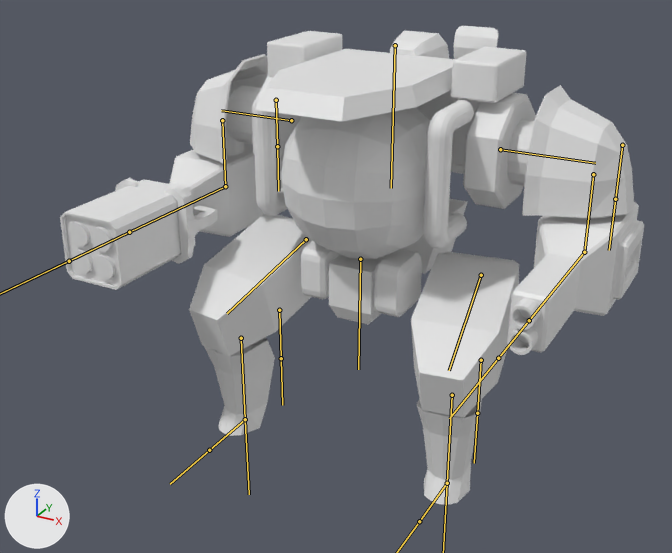
Two versions of the FBX model bloss1/assets/models/f90/f90.fbx, one commit apart.
The view is the same before and after, from a camera (50 mm lens) standing at (2.29, -4.5, 1.59) and looking at (-0.16, -0.03, -0.65). Every picture has the same lights, and +X, +Y and +Z are marked at lower left. The bones that bend it are drawn over the model as lines.
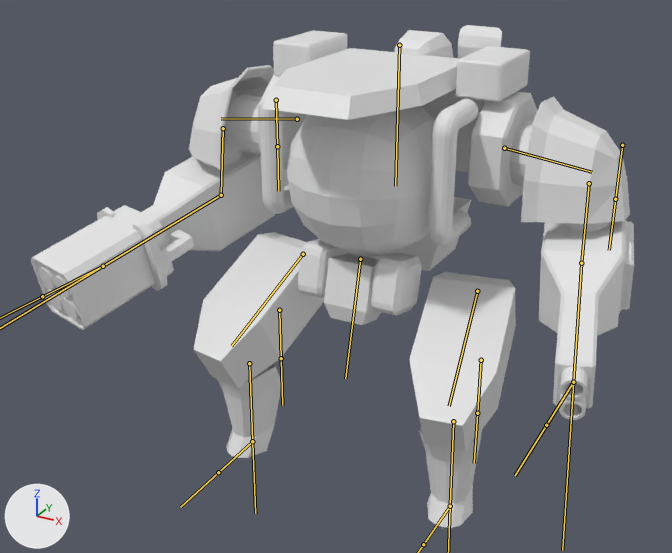
The newer file adds an action. The first version stands in its rest pose; the second is drawn at frame 1 of the action 'Armature|Idle.001'.

Where the change shows, as pixel boxes [x1, y1, x2, y2] in the pictures (672 x 553 px):
'Cube.060', posed
    before: [60, 26, 644, 505]
    after: [31, 25, 634, 528]
bone 'SpineC', root to tip
    before: (395, 45) to (391, 188)
    after: (399, 45) to (395, 186)
bone 'ShoulderL', root to tip
    before: (500, 149) to (595, 163)
    after: (504, 148) to (592, 172)
bone 'ArmL', root to tip
    before: (593, 174) to (584, 252)
    after: (589, 183) to (581, 263)
bone 'ArmForearmL', root to tip
    before: (584, 252) to (529, 320)
    after: (581, 263) to (573, 382)
bone 'ShoulderR', root to tip
    before: (291, 120) to (221, 110)
    after: (297, 119) to (221, 118)
bone 'ArmR', root to tip
    before: (222, 120) to (225, 186)
    after: (223, 128) to (221, 195)
bone 'ArmForearmR', root to tip
    before: (225, 186) to (129, 232)
    after: (221, 195) to (103, 266)
bone 'PelvisC', root to tip
    before: (360, 259) to (358, 369)
    after: (360, 259) to (345, 378)
bone 'LegThighL', root to tip
    before: (481, 275) to (449, 370)
    after: (477, 291) to (449, 406)
bone 'LegShinL', root to tip
    before: (452, 395) to (447, 483)
    after: (453, 421) to (450, 506)
bone 'LegThighR', root to tip
    before: (306, 239) to (227, 313)
    after: (303, 254) to (231, 346)
bone 'LegShinR', root to tip
    before: (241, 338) to (245, 419)
    after: (249, 363) to (252, 441)

The change in detail:
Bone 'SpineC' (bone_spinec) moves from (0.0, 0.0, 0.0) to (-0.065, 0.006, 0.001).
Bone 'ShoulderL' (bone_shoulderl) turns from (0, 0, 0) to (-4, -1, -9) degrees about its own x, y and z.
Bone 'ArmL' (bone_arml) turns from (0, 0, 0) to (4, -12, 6) degrees about its own x, y and z.
Bone 'ArmForearmL' (bone_armforearml) turns from (0, 0, 0) to (-11, -2, -18) degrees about its own x, y and z.
Bone 'ShoulderR' (bone_shoulderr) turns from (0, 0, 0) to (4, 1, -9) degrees about its own x, y and z.
Bone 'ArmR' (bone_armr) turns from (0, 0, 0) to (4, 12, -6) degrees about its own x, y and z.
Bone 'ArmForearmR' (bone_armforearmr) turns from (0, 0, 0) to (11, 2, -18) degrees about its own x, y and z.
Bone 'PelvisC' (bone_pelvisc) turns from (0, 0, 0) to (0, 0, -14) degrees about its own x, y and z.
Bone 'LegThighL' (bone_legthighl) turns from (0, 0, 0) to (2, 1, 25) degrees about its own x, y and z.
Bone 'LegShinL' (bone_legshinl) turns from (0, 0, 0) to (1, 0, -12) degrees about its own x, y and z.
Bone 'LegThighR' (bone_legthighr) turns from (0, 0, 0) to (-3, -1, 25) degrees about its own x, y and z.
Bone 'LegShinR' (bone_legshinr) turns from (0, 0, 0) to (-1, 0, -12) degrees about its own x, y and z.
